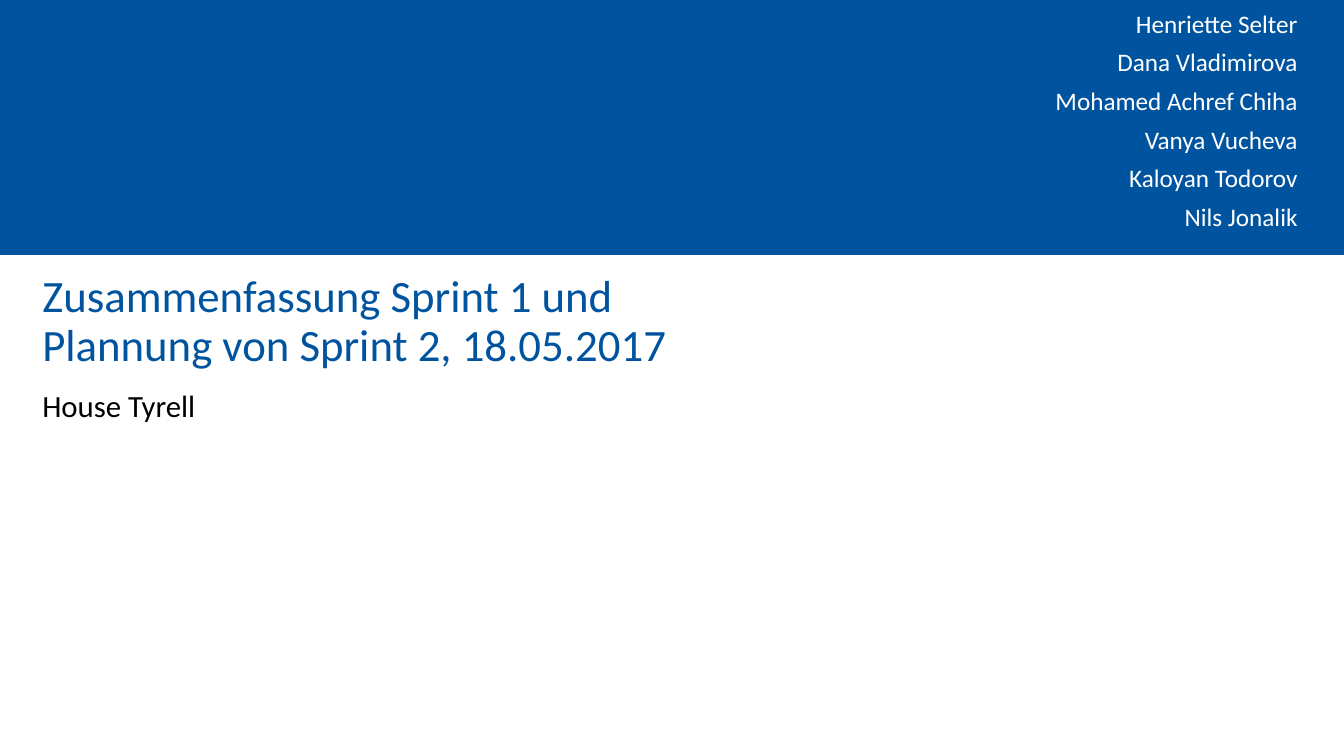
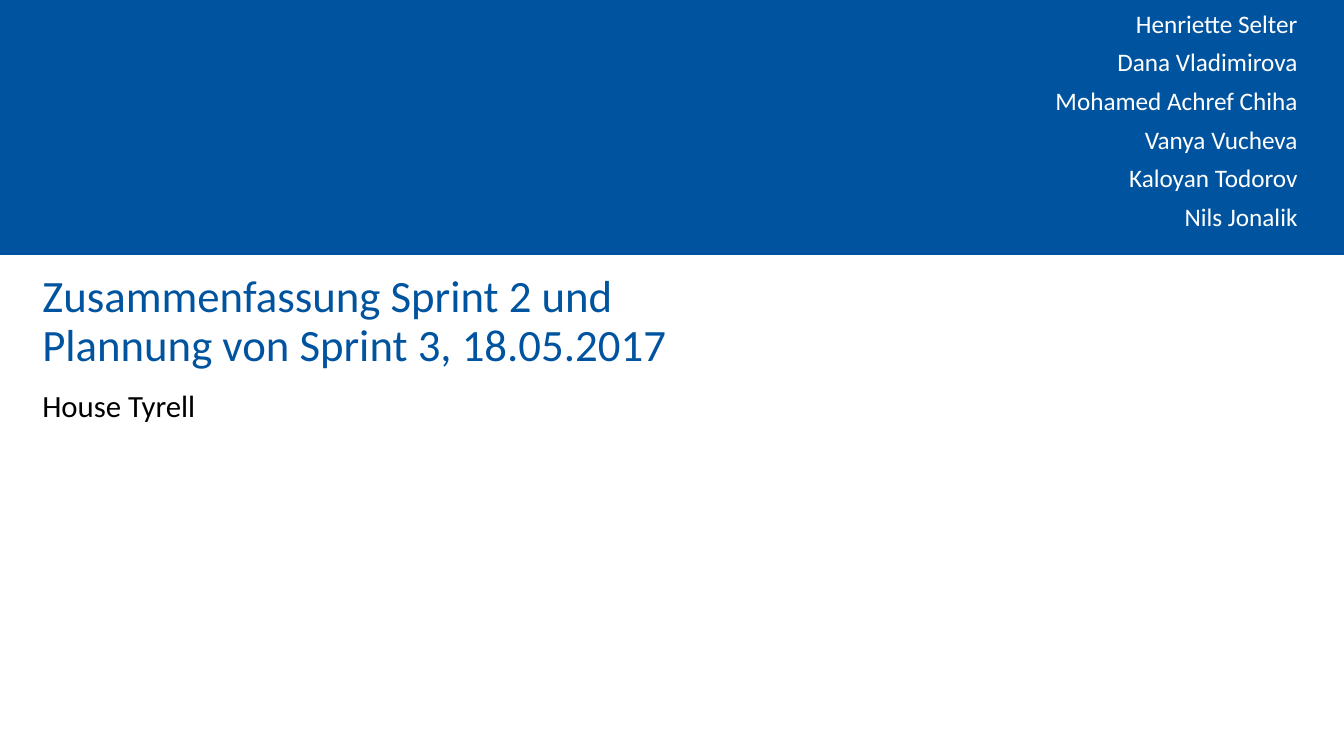
Before and after one commit to KaloyanT/gdis_test_suite, a slide deck: slide 1 of orga/Sprint_2_Presentation.pptx. Drawn at 1344x756 pixels with LibreOffice and Linux fonts; fonts in the diff are those of the drawing; background and template pictures are left out. Boxes give left, top, right and bottom in pixels: in the first picture for what was removed or moved away, otherwise in the second. Text is boxed around its words. In the diff, an @@ line names an element or a change of style, - is before the commit and + after.

Commit message:
Presentation fixes

```diff
--- a/orga/Sprint_2_Presentation.pptx
+++ b/orga/Sprint_2_Presentation.pptx
@@ title at <box>42,281,666,369</box>: text changed @@
-Zusammenfassung Sprint 1 und
-Plannung von Sprint 2, 18.05.2017
+Zusammenfassung Sprint 2 und
+Plannung von Sprint 3, 18.05.2017
```
Also in this commit, not shown: 4 other slides changed.
